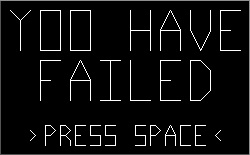
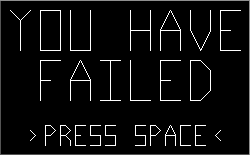
Comparing the layer stacks of the two 250 x 155 images. Changes:
painted on "Vrstva #1" over box(71, 10, 90, 11)
painted on "Pozadí" over box(71, 10, 90, 11)
